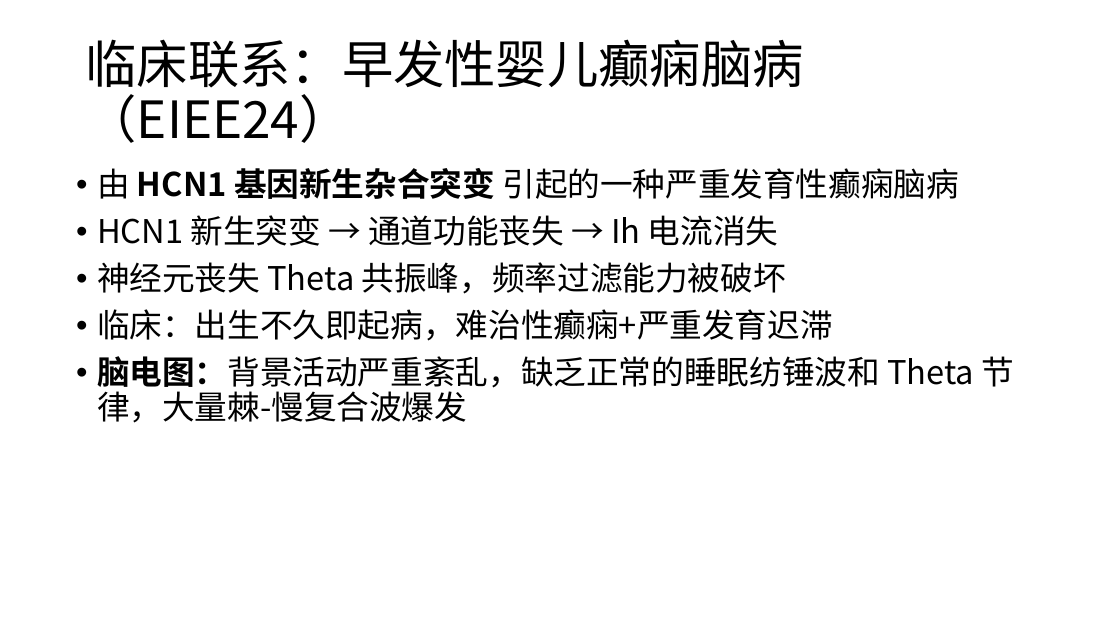
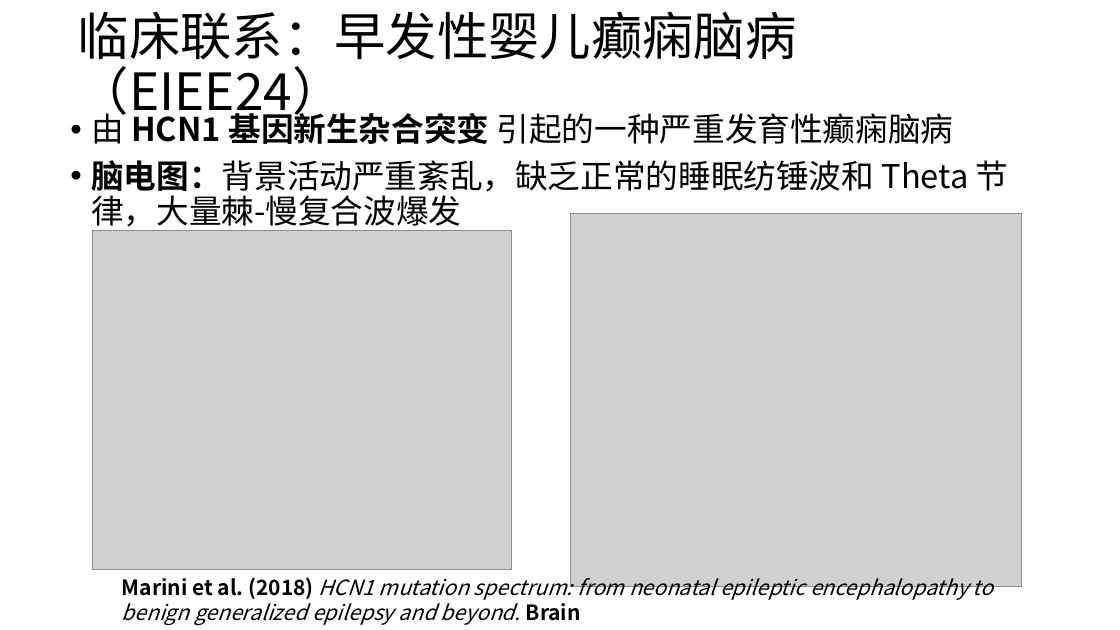
Before and after one commit to Lyghrock/Bio_Intelligence_2026, a slide deck: slide 11 of Projects/Presentation/pre.pptx. Drawn at 1120x630 pixels with LibreOffice and Linux fonts; fonts in the diff are those of the drawing; grey boxes stand for pictures. Boxes give left, top, right and bottom in pixels: in the first picture for what was removed or moved away, otherwise in the second. Text is boxed around its words. In the diff, an @@ line names an element or a change of style, - is before the commit and + after.

Commit message:
修改了疾病一页PPT，找了论文里的两张代表性图片插入

```diff
--- a/Projects/Presentation/pre.pptx
+++ b/Projects/Presentation/pre.pptx
@@ title "临床联系：早发性婴儿癫痫脑病（EIEE24）" rewrapped from (85, 39, 804, 143) to (78, 11, 797, 123) @@
@@ text "由 HCN1 基因新生杂合突变 引起的一种严重发育性癫痫脑病": place and size @@
-text "由 HCN1 基因新生杂合突变 引起的一种严重发育性癫痫脑病" at (97, 168, 1014, 423)
+text "由 HCN1 基因新生杂合突变 引起的一种严重发育性癫痫脑病" at (91, 107, 1009, 232)
@@ picture added at (92, 231, 512, 570) @@
@@ text at (97, 215, 833, 341): paragraphs removed @@
-• HCN1 新生突变 → 通道功能丧失 → Ih 电流消失
-• 神经元丧失 Theta 共振峰，频率过滤能力被破坏
-• 临床：出生不久即起病，难治性癫痫+严重发育迟滞
@@ picture added at (571, 213, 1023, 586) @@
@@ text added at (122, 573, 993, 626), 18 pt, text #000000, italic @@
+Marini et al. (2018) HCN1 mutation spectrum: from neonatal epileptic encephalopathy to benign generalized epilepsy and beyond. Brain
```
